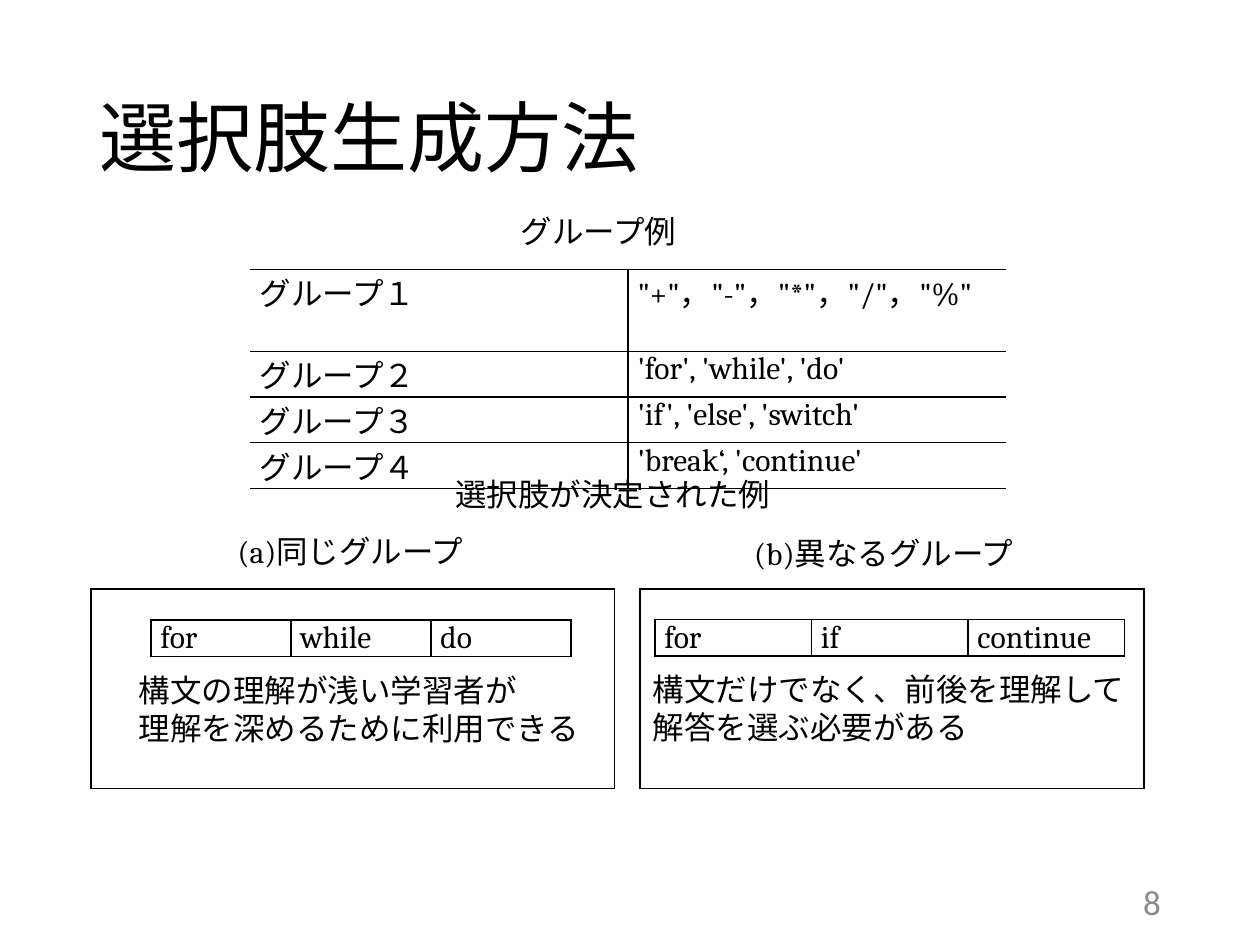
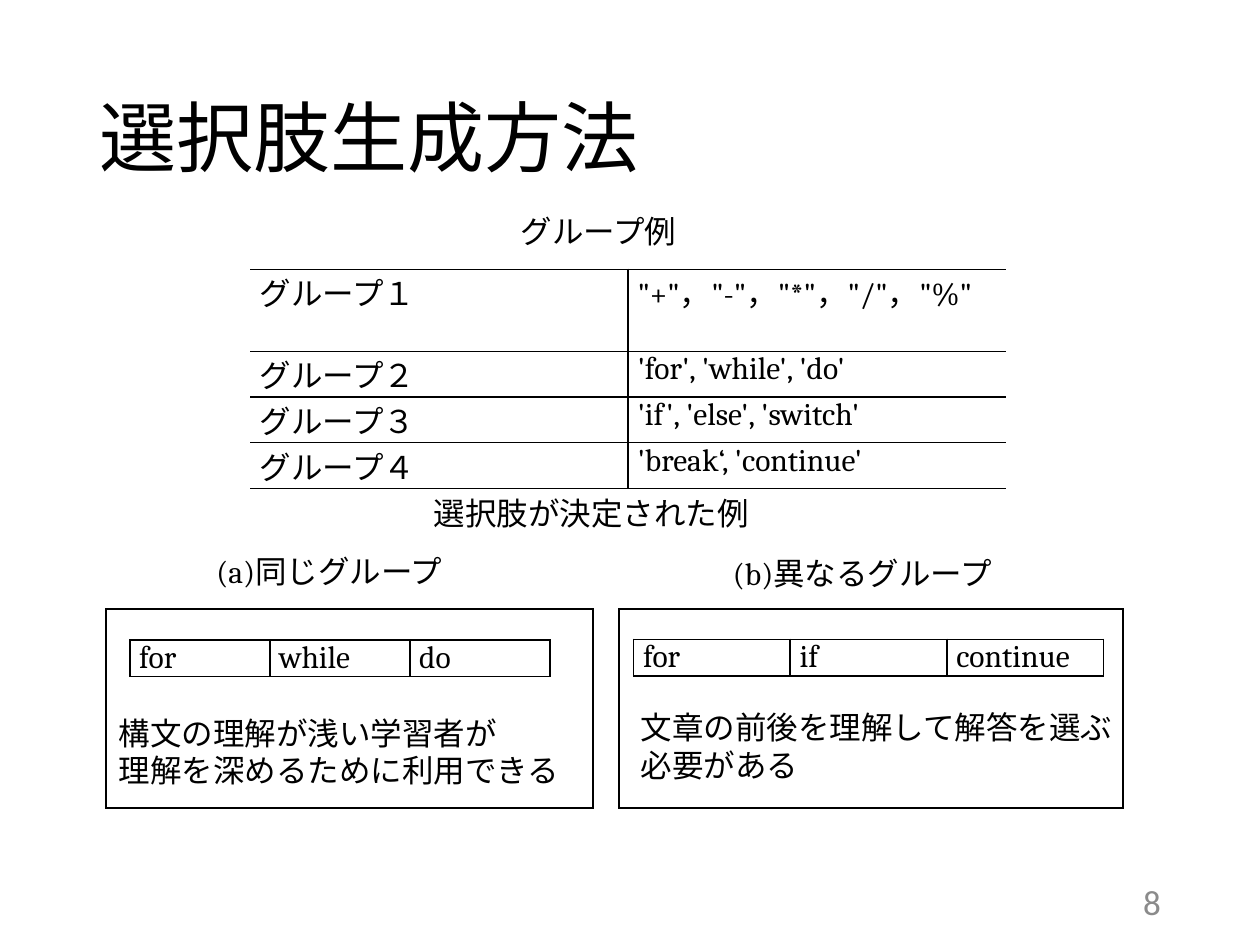
Before and after one commit to kait-takanolab/1821121-shimaoka-thesis, a slide deck: slide 8 of 1821121_shimaoka_thesis.pptx. Drawn at 1260x945 pixels with LibreOffice and Linux fonts; fonts in the diff are those of the drawing. Boxes give left, top, right and bottom in pixels: in the first picture for what was removed or moved away, otherwise in the second. Text is boxed around its words. In the diff, an @@ line names an element or a change of style, - is before the commit and + after.

```diff
--- a/1821121_shimaoka_thesis.pptx
+++ b/1821121_shimaoka_thesis.pptx
@@ rectangle: place and size @@
-rectangle at [91, 590, 614, 789]
+rectangle at [106, 609, 592, 808]
@@ 3 texts, 2 tables, 1 rectangle: place and size @@
-3 texts, 2 tables, 1 rectangle at [151, 474, 1144, 789]
+3 texts, 2 tables, 1 rectangle at [130, 498, 1123, 808]
@@ text "構文の理解が浅い学習者が": place and size @@
-text "構文の理解が浅い学習者が" at [139, 675, 579, 743]
+text "構文の理解が浅い学習者が" at [119, 718, 559, 785]
@@ text at [641, 712, 1113, 780]: text changed @@
-構文だけでなく、前後を理解して
-解答を選ぶ必要がある
+文章の前後を理解して解答を選ぶ必要がある
```
Also in this commit, not shown: 3 other slides changed, 2 other files.
